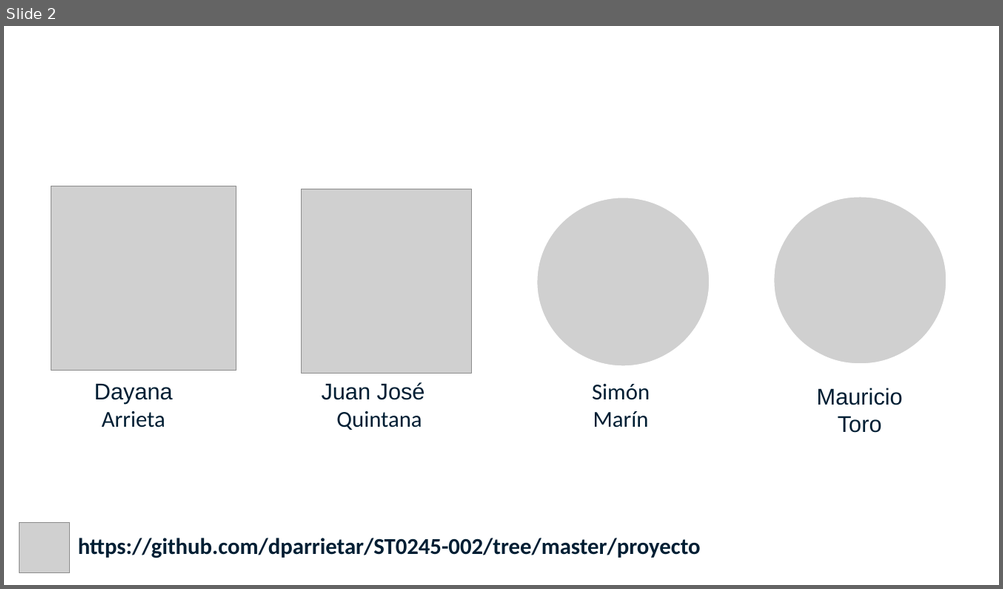
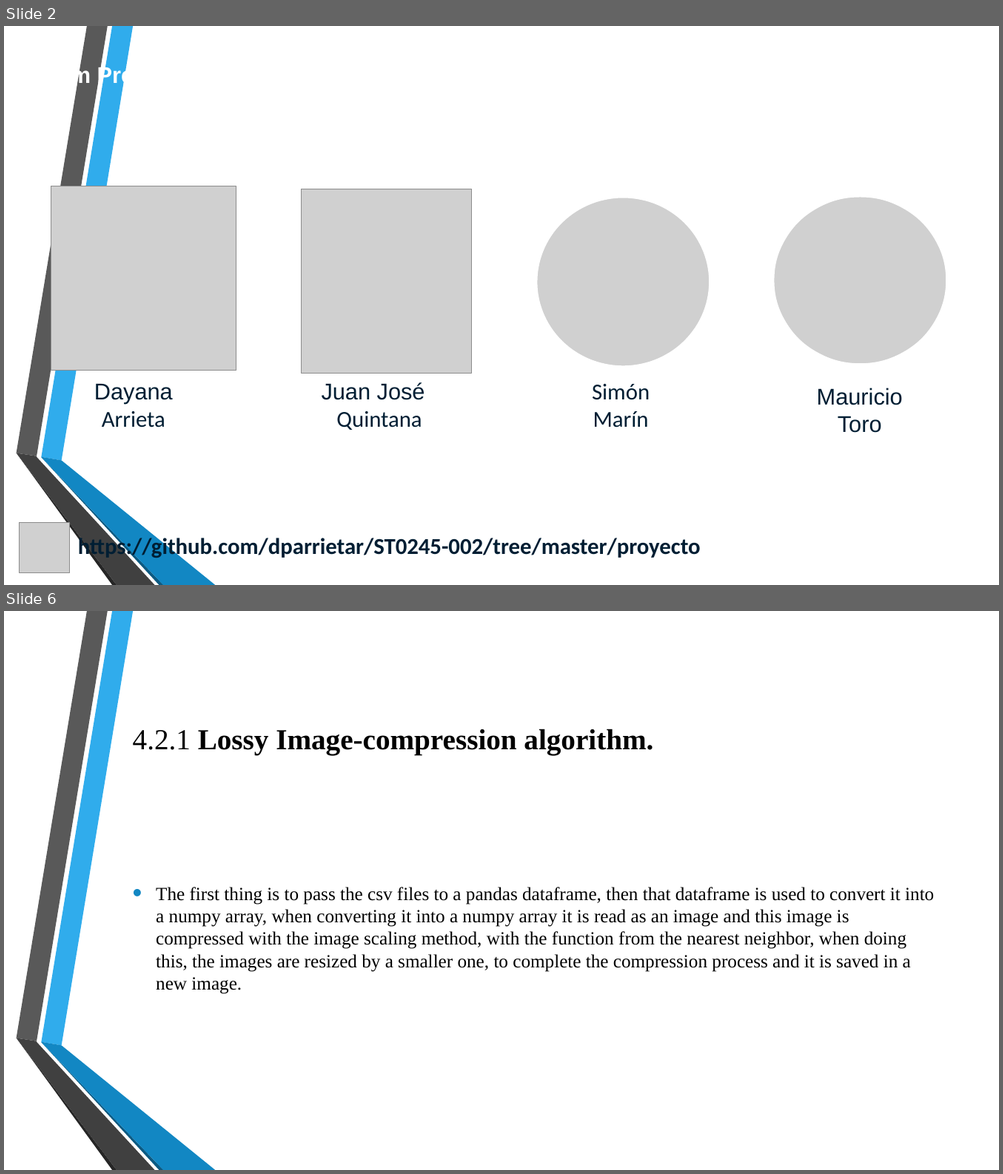
Before and after one commit to DayanaArrieta/ST0245-002, a slide deck: proyecto/Slides/ED1.pptx. Shown one above the other, each under a label of ours: slide 2 before the commit, slides 2 and 6 after it; the slides between them are not shown. The pictures are 1003x589 and 1003x1174 pixels, drawn with LibreOffice and Linux fonts; fonts in the diff are those of the drawing; grey boxes stand for pictures; background and template pictures are left out. Boxes give left, top, right and bottom in pixels: in the first picture for what was removed or moved away, otherwise in the second. Text is boxed around its words. In the diff, an @@ line names an element or a change of style, - is before the commit and + after.

```diff
--- a/proyecto/Slides/ED1.pptx
+++ b/proyecto/Slides/ED1.pptx
@@ slide 6 added at (4, 611, 999, 1170), background picture (left out); not listed: 6 template elements that a slide beside it also shows @@
@@ title added at (133, 729, 653, 755), 28 pt, text #000000, bold @@
+4.2.1 Lossy Image-compression algorithm.
@@ text added at (156, 887, 933, 994), 18 pt, text #000000 @@
+• The first thing is to pass the csv files to a pandas dataframe, then that dataframe is used to convert it into a numpy array, when converting it into a numpy array it is read as an image and this image is compressed with the image scaling method, with the function from the nearest neighbor, when doing this, the images are resized by a smaller one, to complete the compression process and it is saved in a new image.
@@ slide 2 changed as well @@
@@ group added at (16, 26, 215, 585): 6 freeform shapes @@
```
Also in this commit, not shown: 1 other slide changed, 4 other slides added.
